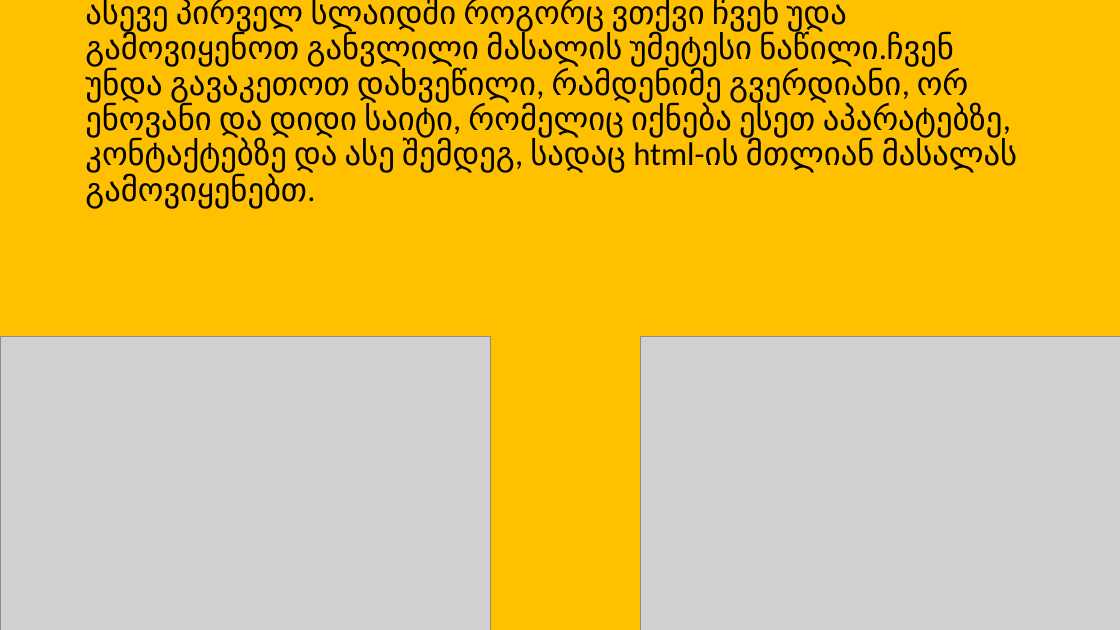
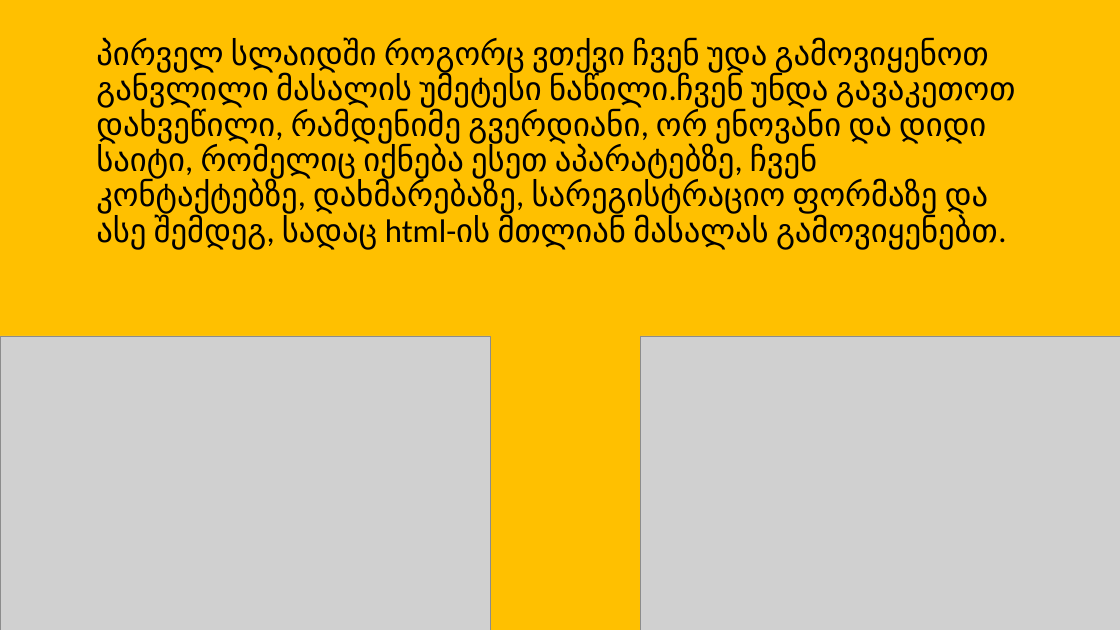
Before and after one commit to ilia543/group34-projects, a slide deck: slide 3 of პრეზენტაცია/1 project prezentation.pptx. Drawn at 1120x630 pixels with LibreOffice and Linux fonts; fonts in the diff are those of the drawing; grey boxes stand for pictures. Boxes give left, top, right and bottom in pixels: in the first picture for what was removed or moved away, otherwise in the second. Text is boxed around its words. In the diff, an @@ line names an element or a change of style, - is before the commit and + after.

```diff
--- a/პრეზენტაცია/1 project prezentation.pptx
+++ b/პრეზენტაცია/1 project prezentation.pptx
@@ title at [96,38,1016,249]: text changed @@
-ასევე პირველ სლაიდში როგორც ვთქვი ჩვენ უდა გამოვიყენოთ განვლილი მასალის უმეტესი ნაწილი.ჩვენ უნდა გავაკეთოთ დახვეწილი, რამდენიმე გვერდიანი, ორ ენოვანი და დიდი საიტი, რომელიც იქნება ესეთ აპარატებზე, კონტაქტებზე და ასე შემდეგ, სადაც html-ის მთლიან მასალას გამოვიყენებთ.
+პირველ სლაიდში როგორც ვთქვი ჩვენ უდა გამოვიყენოთ განვლილი მასალის უმეტესი ნაწილი.ჩვენ უნდა გავაკეთოთ დახვეწილი, რამდენიმე გვერდიანი, ორ ენოვანი და დიდი საიტი, რომელიც იქნება ესეთ აპარატებზე, ჩვენ კონტაქტებზე, დახმარებაზე, სარეგისტრაციო ფორმაზე და ასე შემდეგ, სადაც html-ის მთლიან მასალას გამოვიყენებთ.
```
Also in this commit, not shown: 1 slide removed, 19 other files.
